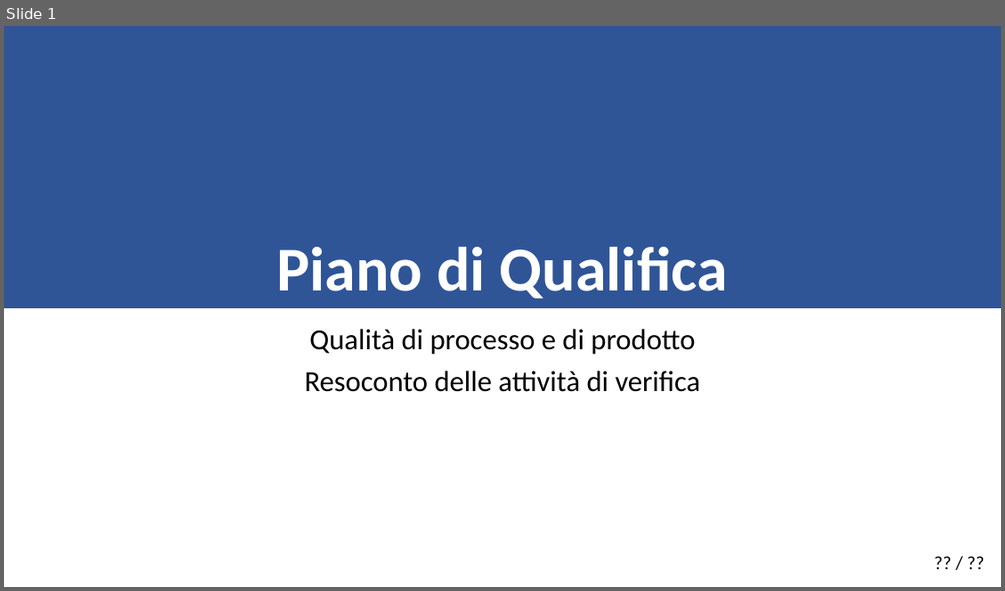
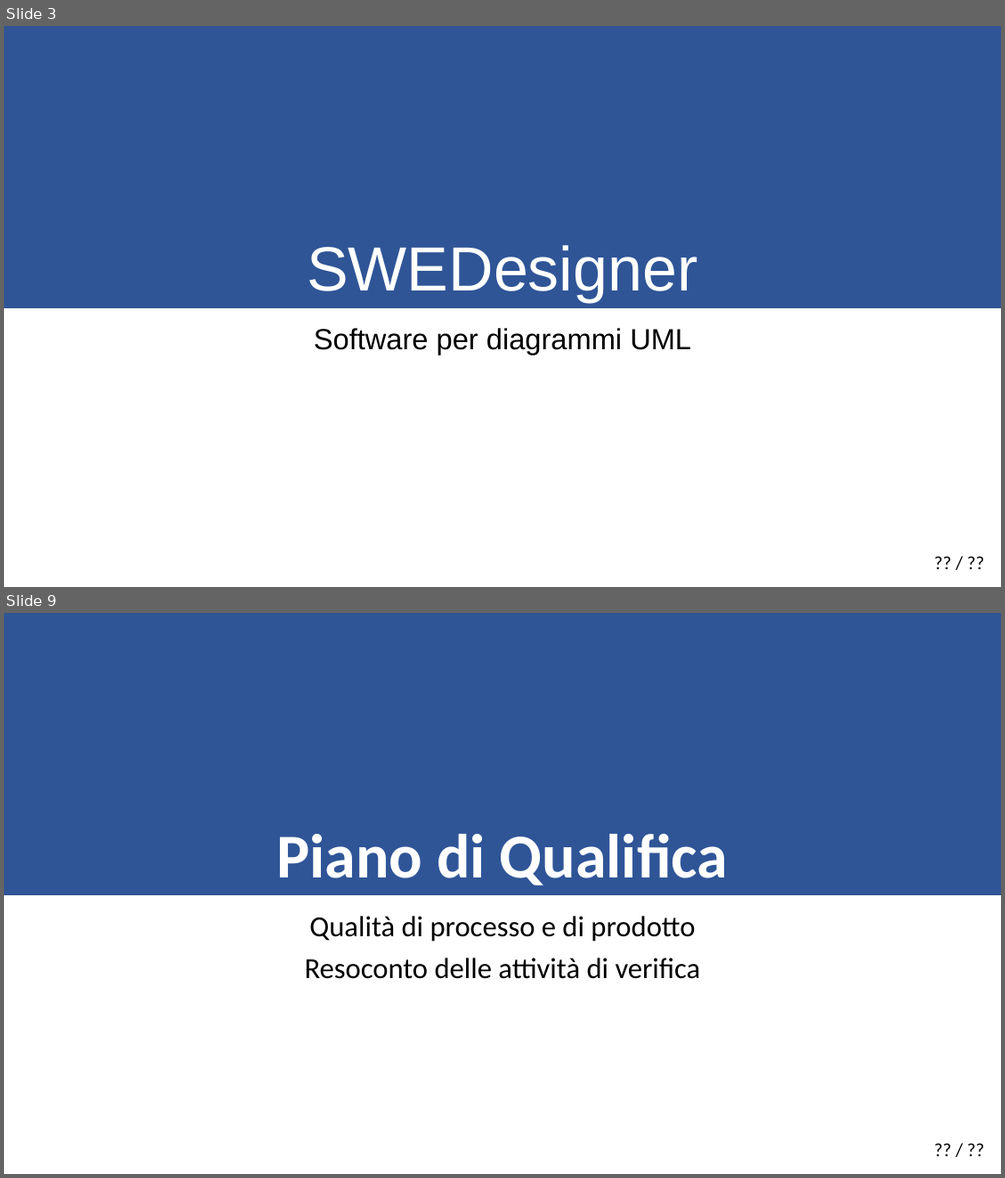
Before and after one commit to KaleidosCodeTeam/SWEDesigner, a slide deck: Presentazione/KaleidosCode_PdQ.pptx. Shown one above the other, each under a label of ours: slide 1 before the commit, slides 3 and 9 after it; the slides between them are not shown. The pictures are 1005x591 and 1005x1178 pixels, drawn with LibreOffice and Linux fonts; fonts in the diff are those of the drawing. Boxes give left, top, right and bottom in pixels: in the first picture for what was removed or moved away, otherwise in the second. Text is boxed around its words. In the diff, an @@ line names an element or a change of style, - is before the commit and + after.

```diff
--- a/Presentazione/KaleidosCode_PdQ.pptx
+++ b/Presentazione/KaleidosCode_PdQ.pptx
@@ slide 3 added at <box>4,26,1001,587</box>, background #FFFFFF @@
@@ rectangle added at <box>4,26,1001,308</box>, fill #2F5597, outline #325491 1 pt @@
@@ title added at <box>307,245,697,302</box>, 60 pt, text #FFFFFF @@
+SWEDesigner
@@ subtitle added at <box>314,328,691,354</box>, 28 pt, text #000000 @@
+Software per diagrammi UML
@@ text added at <box>919,547,992,576</box>, 18 pt, text #000000 @@
+?? / ??
@@ what was slide 1 is now slide 9 @@
```
Also in this commit, not shown: 7 other slides added, 1 other file.
